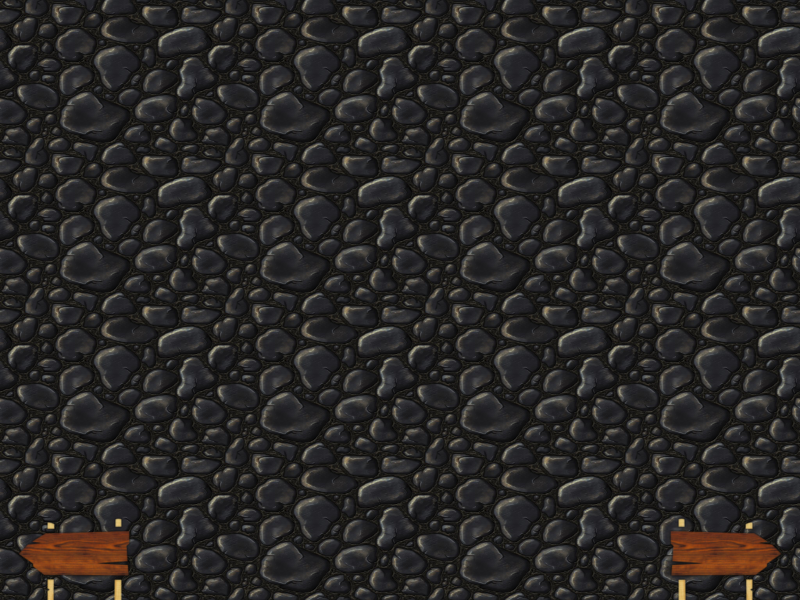
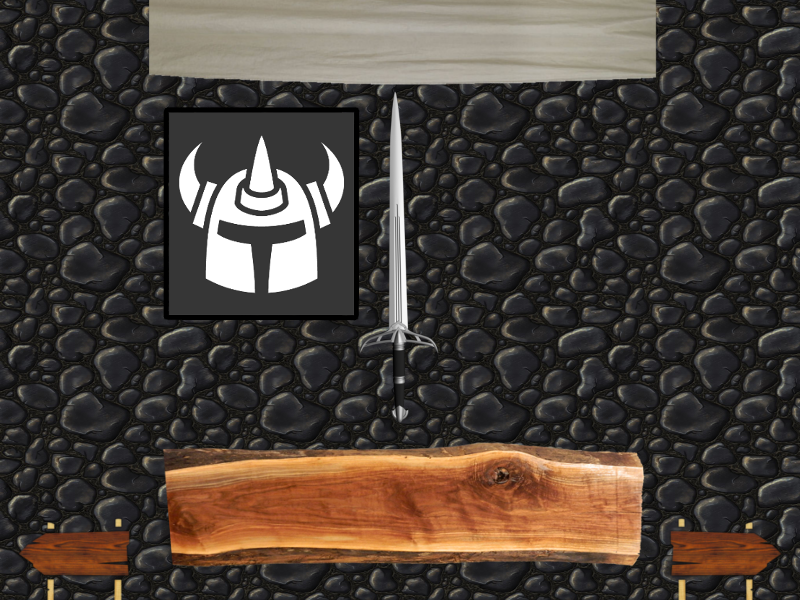
Comparing the layer stacks of the two 800×600 images. Changes:
added layer "title" above "player1" over 149, 0, 657, 86
added layer "cadre.png" above "sword2.png" over 163, 106, 360, 321
added layer "sword" above "mapSize" over 359, 91, 439, 423
added layer "mapSize" above "loadGame" over 162, 442, 645, 569
